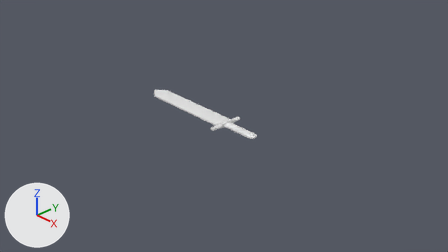
What one commit did to the Blender file Assets/Models/wooden_sword.blend.
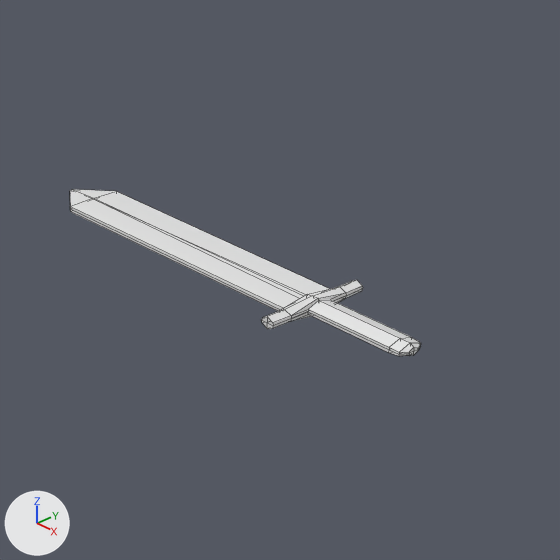
Each version appears first from the file's camera 'Camera', and next in a close-up on the part from 30% to 67% of the width and 14% to 79% of the height. The axes (+X, +Y, +Z) are drawn at lower left. The lights are the same throughout. The close-ups show mesh edges as thin lines.
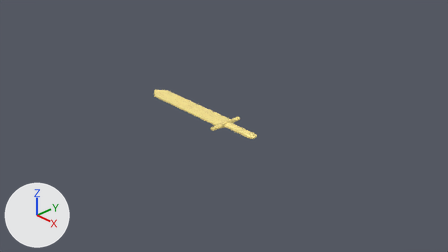
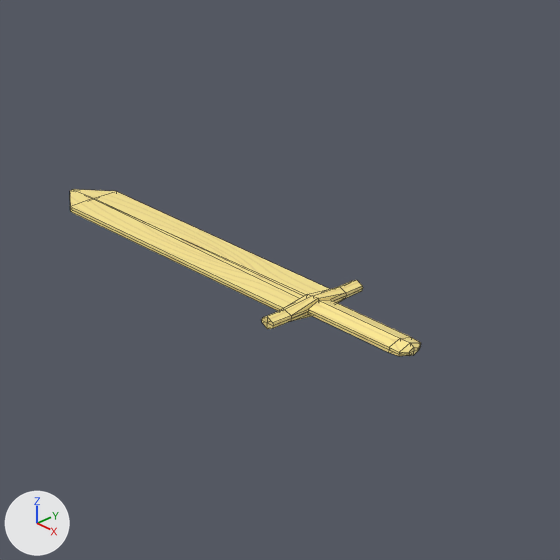
Location of each change, (x1, y1, x2, y2) in pixels of the close-ups (560 x 560 px):
'Cube', surface changed (white to yellow): (70, 189, 421, 356) in both

Patch to the scene script:
```diff
--- a/Assets/Models/wooden_sword.blend.py
+++ b/Assets/Models/wooden_sword.blend.py
@@ img_wood_texture_png @@
+img_wood_texture_png = load_image('wood_texture.png', '../Images/wood_texture.png', 512, 512, 'sRGB')
@@ mat_material @@
 mat_material = principled_material('Material')
-mat_material.base_color = (0.8, 0.8, 0.8)  # white #e7e7e7
+mat_material.texture = img_wood_texture_png
 mat_material.roughness = 0.4
```
